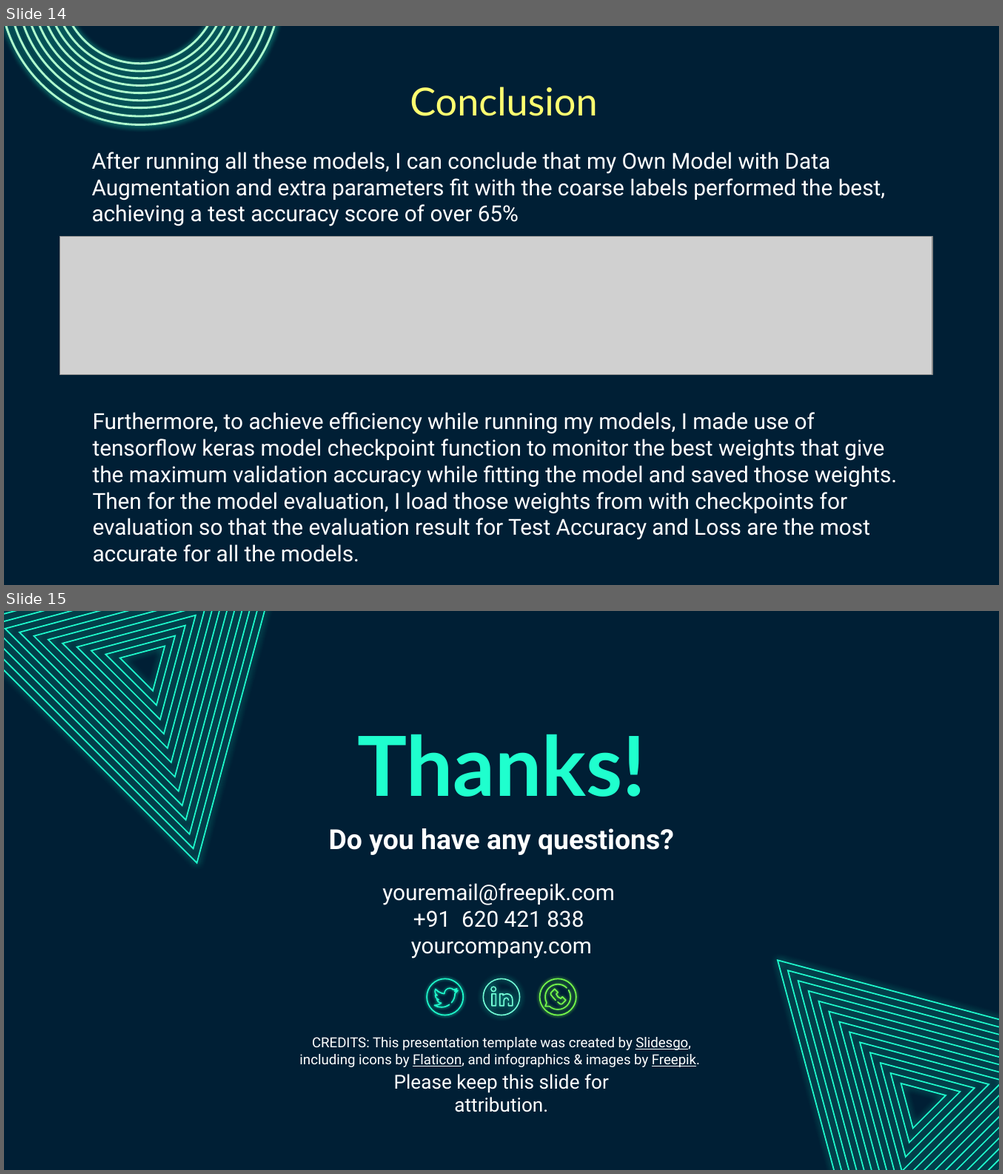
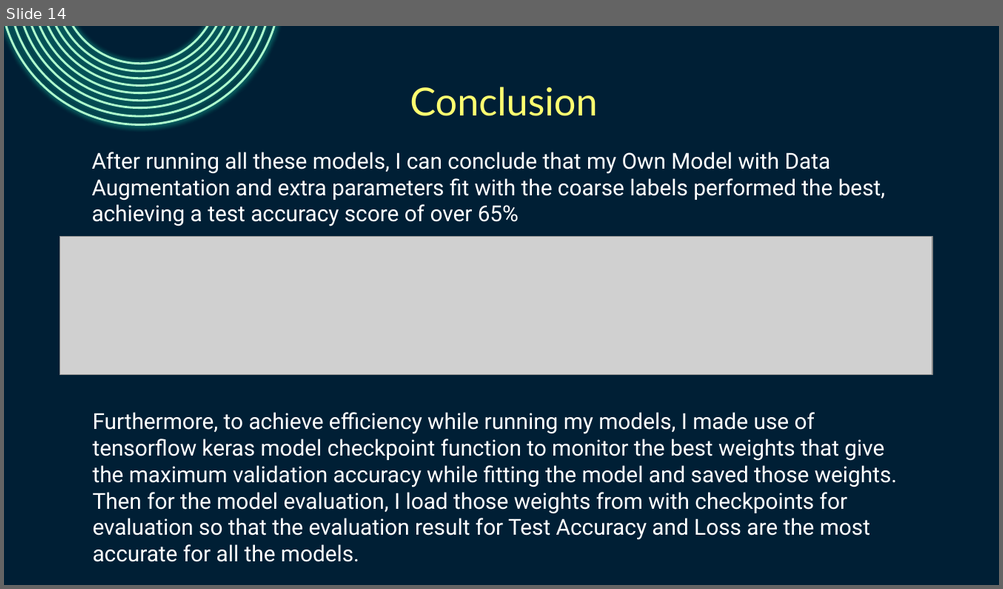
Before and after one commit to Amirrahman19/DeepLearning, a slide deck: CA1/PartB/Cifar100.pptx. Shown one above the other, each under a label of ours: slides 14 and 15 before the commit, slide 14 after it. The pictures are 1003x1174 and 1003x589 pixels, drawn with LibreOffice and Linux fonts; fonts in the diff are those of the drawing; grey boxes stand for pictures. Boxes give left, top, right and bottom in pixels: in the first picture for what was removed or moved away, otherwise in the second. Text is boxed around its words. In the diff, an @@ line names an element or a change of style, - is before the commit and + after.

```diff
--- a/CA1/PartB/Cifar100.pptx
+++ b/CA1/PartB/Cifar100.pptx
@@ slide 15 removed at (x1=4, y1=611, x2=999, y2=1170), background #001F35 @@
@@ group removed at (x1=4, y1=611, x2=287, y2=863): 13 freeform shapes @@
@@ title removed at (x1=357, y1=734, x2=646, y2=797) @@
-Thanks!
@@ title removed at (x1=329, y1=829, x2=674, y2=959) @@
-Do you have any questions?
-youremail@freepik.com
-+91 620 421 838
-yourcompany.com
@@ freeform shape removed at (x1=426, y1=979, x2=464, y2=1017) @@
@@ freeform shape removed at (x1=434, y1=988, x2=458, y2=1008) @@
@@ freeform shape removed at (x1=539, y1=979, x2=577, y2=1017) @@
@@ freeform shape removed at (x1=544, y1=984, x2=571, y2=1011) @@
@@ group removed at (x1=482, y1=979, x2=521, y2=1017): 4 freeform shapes @@
@@ freeform shape removed at (x1=550, y1=989, x2=567, y2=1006) @@
@@ text removed at (x1=299, y1=1037, x2=700, y2=1068) @@
-CREDITS: This presentation template was created by Slidesgo, including icons by Flaticon, and infographics & images by Freepik.
@@ title removed at (x1=394, y1=1074, x2=609, y2=1113) @@
-Please keep this slide for attribution.
@@ group removed at (x1=778, y1=960, x2=999, y2=1170): 13 freeform shapes @@
```
Also in this commit, not shown: 2 slides changed, 1 slide added, 8 other files.
